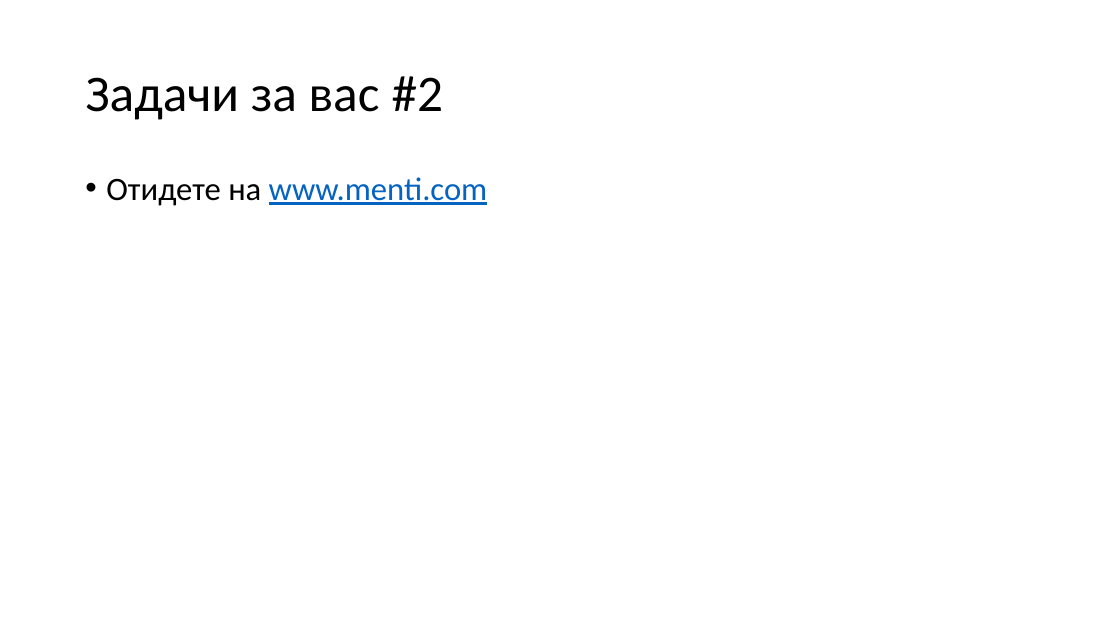
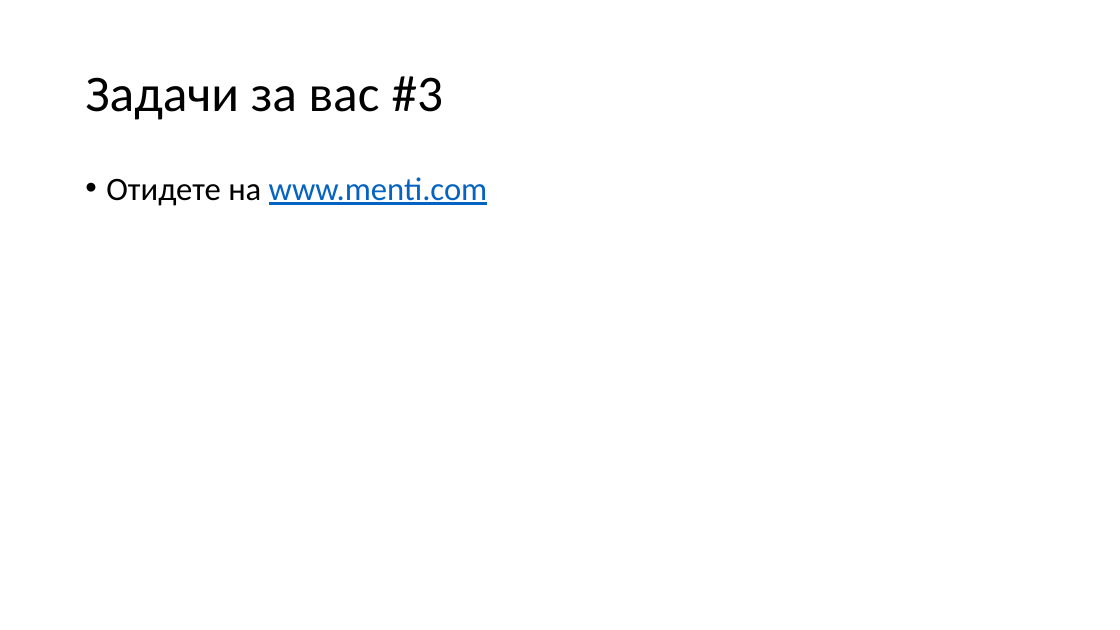
Before and after one commit to Mapmo/Uni-CPP, a slide deck: slide 96 of Introducing To Programming Materials/Consultation 3/Consultation3.pptx. Drawn at 1120x630 pixels with LibreOffice and Linux fonts; fonts in the diff are those of the drawing. Boxes give left, top, right and bottom in pixels: in the first picture for what was removed or moved away, otherwise in the second. Text is boxed around its words. In the diff, an @@ line names an element or a change of style, - is before the commit and + after.

```diff
--- a/Introducing To Programming Materials/Consultation 3/Consultation3.pptx
+++ b/Introducing To Programming Materials/Consultation 3/Consultation3.pptx
@@ title at bbox=[85, 76, 444, 120]: text changed @@
-Задачи за вас #2
+Задачи за вас #3
```
Also in this commit, not shown: 1 other slide changed, 6 slides added.
